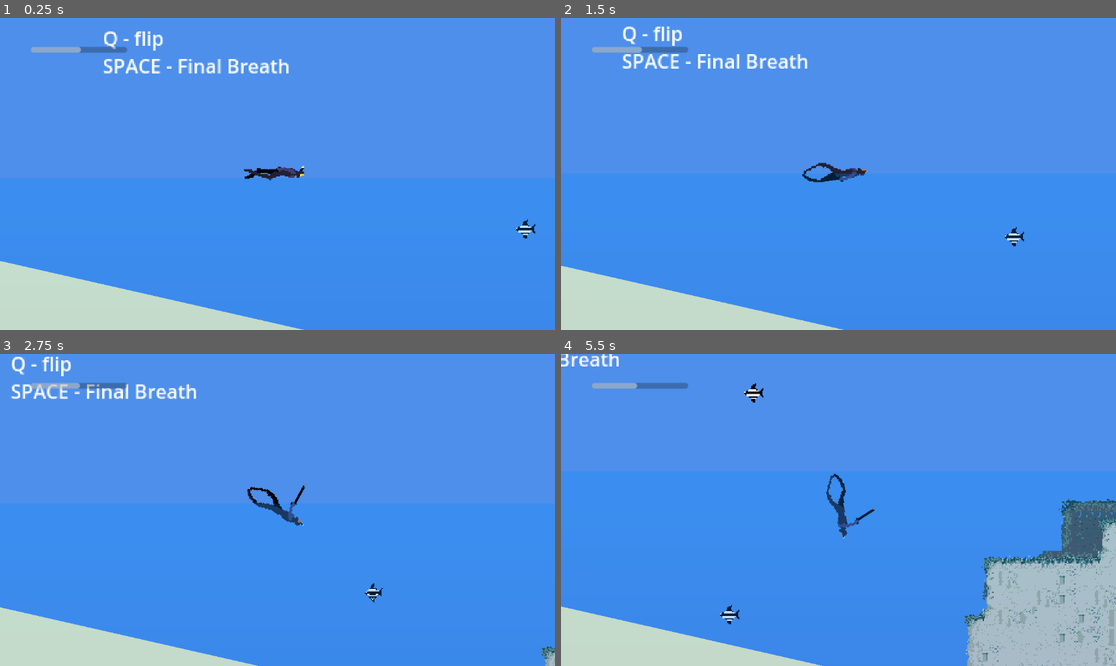
Above: before the commit, frames 1-4 (two rows, left to right).
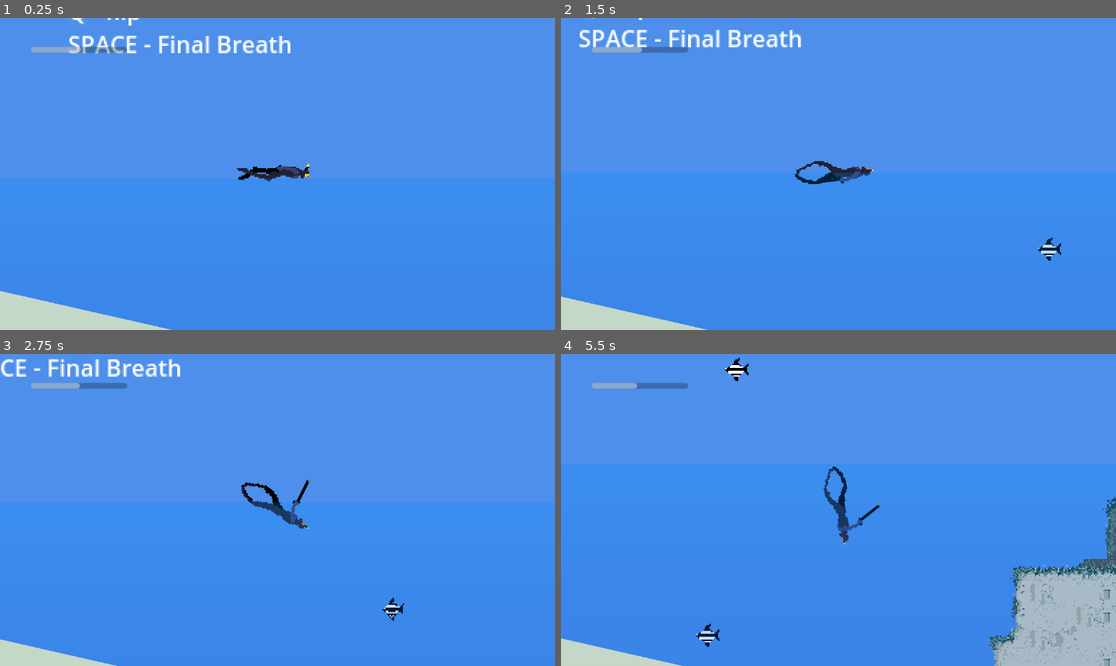
Above: after the commit, the same moments.

Repository: kstolen0/freediver-game
Game: Godot game, scene res://root.tscn
Same seed, same stepped clock (60 frames per second), same inputs: the game is played once before the commit and once after it.
Inputs (mouse positions are in pixels of both pictures, inside the frame that each line leads up to):
- Up to frame 1 (0.25 s): no input
- Up to frame 2 (1.5 s): move the mouse to (960, 158) at 0.52 s; hold D from 0.53 s (still down); tap Q (flip_diver) at 0.6 s; tap Space at 0.77, 1.07 s; move the mouse to (727, 189) at 1.27 s; click (727, 189) at 1.35 s
- Up to frame 3 (2.75 s): tap Space at 1.52, 1.82 s; move the mouse to (333, 441) at 2.02 s; release D at 2.03 s; hold A from 2.03 s (still down); hold L from 2.03 s (still down)
- Up to frame 4 (5.5 s): move the mouse to (810, 572) at 2.77 s; release A at 2.78 s; release L at 2.78 s; hold D 2.78-4.28 s; tap H at 2.85 s; tap Space at 3.02, 3.32, 3.77, 4.07, 4.52, 4.82 s; move the mouse to (1005, 556) at 3.52 s; tap Q (flip_diver) at 3.6 s; move the mouse to (672, 463) at 4.27 s; hold A 4.28-5.03 s; click (672, 463) at 4.35 s; move the mouse to (866, 510) at 5.02 s; hold D from 5.03 s (still down); hold L from 5.03 s (still down)

The runs differ from the first frame. In frame 1, 6.5% of the frame differs, in the area x 0-97%, y 0-100%; in frame 2, 6.5%; in frame 3, 6.0%; in frame 4, 11%, in the area x 0-100%, y 0-100%.

Commit message:
add sound of veins while submerged

Diff:
--- a/root.tscn
+++ b/root.tscn
@@ -9,16 +9,9 @@
 [ext_resource type="PackedScene" uid="uid://cvcuw6wh2kmbu" path="res://seagull/seagull.tscn" id="5_wlr40"]
 [ext_resource type="PackedScene" uid="uid://bp0d6xqoonf2y" path="res://fish/fish-sm/fish-sm.tscn" id="7_rtvx7"]
 [ext_resource type="PackedScene" uid="uid://bt5w1raislwja" path="res://depth_change.tscn" id="9_xckeu"]
-[ext_resource type="PackedScene" uid="uid://ceqm63e8sd814" path="res://player/gear/spear/spear.tscn" id="10_teqcj"]
 
 [node name="world" type="Node2D"]
 script = ExtResource("1_6pkjq")
-
-[node name="ocean2" parent="." instance=ExtResource("2_yat5b")]
-z_index = 1
-position = Vector2(5314, 3388)
-collision_layer = 0
-collision_mask = 0
 
 [node name="ricks_bg" type="TileMapLayer" parent="."]
 z_index = -2
@@ -48,7 +41,7 @@
 
 [node name="Camera2D" type="Camera2D" parent="player"]
 position = Vector2(1, 1)
-zoom = Vector2(2.5, 2.5)
+zoom = Vector2(3, 3)
 
 [node name="gull" parent="." instance=ExtResource("5_wlr40")]
 position = Vector2(271, 1613)
@@ -147,7 +140,3 @@
 offset_top = 30.0
 offset_right = 146.5
 offset_bottom = 41.0
-
-[node name="spear" parent="." instance=ExtResource("10_teqcj")]
-position = Vector2(153, 1875)
-rotation = 1.44807
--- a/terrain/ocean/ocean.tscn
+++ b/terrain/ocean/ocean.tscn
@@ -10,7 +10,7 @@
 shader_parameter/gradient = ExtResource("3_pekm6")
 
 [sub_resource type="RectangleShape2D" id="RectangleShape2D_walym"]
-size = Vector2(12876, 3153.5)
+size = Vector2(12876, 1564.75)
 
 [sub_resource type="RectangleShape2D" id="RectangleShape2D_wbuv0"]
 size = Vector2(33.1003, 20.5555)
@@ -24,11 +24,11 @@
 offset_left = -6427.0
 offset_top = -1.0
 offset_right = 6454.0
-offset_bottom = 3200.0
+offset_bottom = 1557.0
 pivot_offset = Vector2(6427, 2)
 
 [node name="CollisionShape2D" type="CollisionShape2D" parent="."]
-position = Vector2(0, 1580)
+position = Vector2(0, 785.625)
 shape = SubResource("RectangleShape2D_walym")
 
 [node name="shallows" type="Area2D" parent="."]
--- a/ui/breath_bar.gd
+++ b/ui/breath_bar.gd
@@ -6,7 +6,8 @@
 var holding = false
 var sent_death_signal = false
 signal out_of_breath(toggle)
-@onready var audio_stream_player_2d: AudioStreamPlayer2D = $AudioStreamPlayer2D
+@onready var heart_beat: AudioStreamPlayer2D = $heart_beat
+@onready var veins: AudioStreamPlayer2D = $veins
 
 # Called when the node enters the scene tree for the first time.
 func _ready():
@@ -16,28 +17,37 @@
 	$"../../player".holding_breath.connect(toggleOxygen)
 	$"../../player".recovering_breath.connect(toggleOxygen)
 	$"../../player".final_breath.connect(on_final_breath)
-	audio_stream_player_2d.play()
+	heart_beat.play()
+	veins.play()
 
 # Called every frame. 'delta' is the elapsed time since the previous frame.
 func _process(delta):
 	if holding:
 		value -= 0.1
+
 		if value <= 0:
 			if !sent_death_signal:
 				emit_signal("out_of_breath", true)
+				heart_beat.stop()
+				veins.stop()
 				sent_death_signal = !sent_death_signal
 	else:
 		if sent_death_signal:
 			emit_signal("out_of_breath", false)
+			heart_beat.play()
+			veins.play()
 			sent_death_signal = !sent_death_signal
 		recoverBreath()
+
 
 func toggleOxygen():
 	print("holding is ", holding)
 	if !holding:
-		audio_stream_player_2d.volume_db = 10
+		heart_beat.volume_db = 10
+		veins.volume_db = 20
 	else:
-		audio_stream_player_2d.volume_db = 1
+		heart_beat.volume_db = 2
+		veins.volume_db = 1
 	holding = !holding
 
 func on_final_breath(state):
--- a/ui/breath_bar.tscn
+++ b/ui/breath_bar.tscn
@@ -1,7 +1,8 @@
-[gd_scene load_steps=3 format=3 uid="uid://bxy8xhydg8jl2"]
+[gd_scene load_steps=4 format=3 uid="uid://bxy8xhydg8jl2"]
 
 [ext_resource type="Script" path="res://ui/breath_bar.gd" id="1_xff61"]
 [ext_resource type="AudioStream" uid="uid://bmy1vlshitwc7" path="res://player/heart_beat.wav" id="2_8vaev"]
+[ext_resource type="AudioStream" uid="uid://8vq3f43l4fhg" path="res://player/veins.wav" id="3_nbc4r"]
 
 [node name="Node2D" type="ProgressBar"]
 offset_top = -11.0
@@ -10,8 +11,12 @@
 show_percentage = false
 script = ExtResource("1_xff61")
 
-[node name="AudioStreamPlayer2D" type="AudioStreamPlayer2D" parent="."]
+[node name="heart_beat" type="AudioStreamPlayer2D" parent="."]
 stream = ExtResource("2_8vaev")
 volume_db = 1.0
 max_distance = 100000.0
 attenuation = 0.000110016
+
+[node name="veins" type="AudioStreamPlayer2D" parent="."]
+stream = ExtResource("3_nbc4r")
+volume_db = 10.0
Not shown, added: player/veins.wav.import
Not shown: 1 places in root.tscn that only renumber resources
Not shown, added: player/veins.wav
